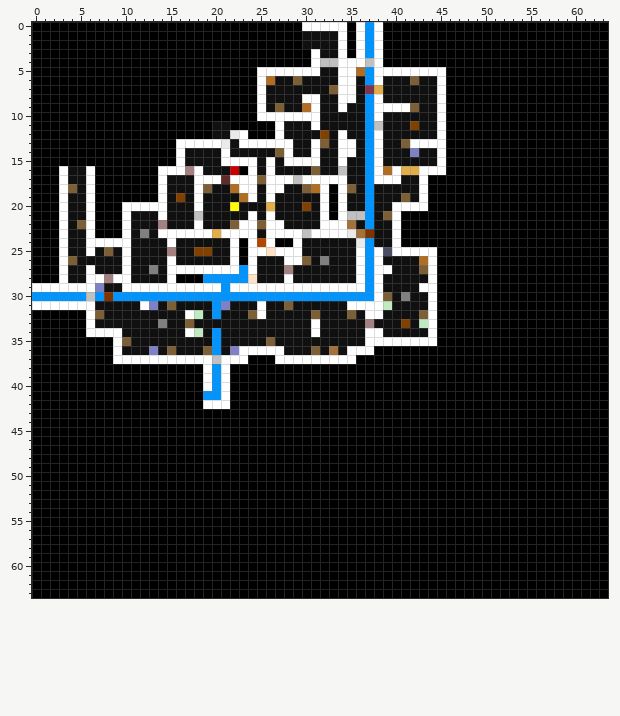
Pixel-art sprite -- res/levels/pit.png. Above, as it was before the edit.
The file is 64x64 pixels.
After the commit:
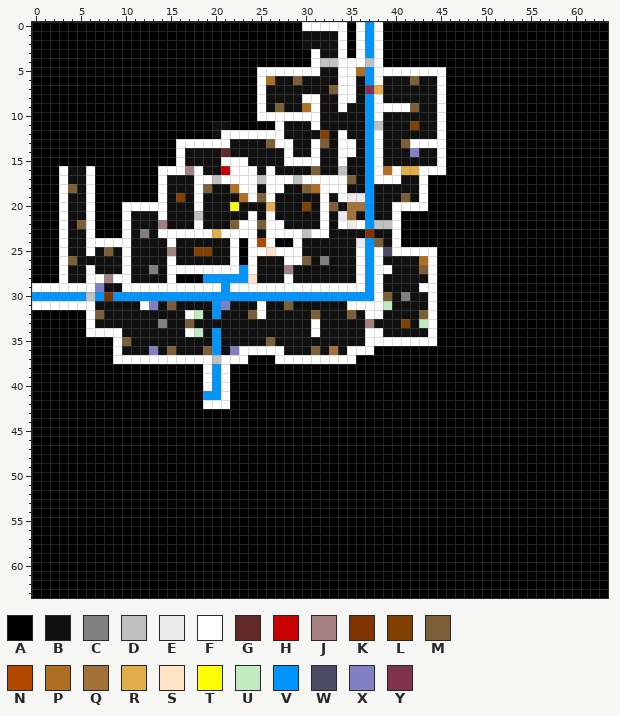
Palette (. is transparent): A #000000  B #101010  C #808080  D #c0c0c0  E #eaeaea  F #ffffff  G #632a2a  H #c80000  J #a48080  K #7f3300  L #804000  M #7c5f36  N #b24700  P #b06e23  Q #a3723a  R #e1ae4a  S #ffe1c4  T #ffff00  U #c0ebc0  V #0094ff  W #4c4c65  X #8080c4  Y #7f334e
Change:
@@ x 18..41 @@
 11 AABBAAAAAFBBBFBBBBBVDBBB
-12 AABBEFAAAFBBBBLBFBBVFBBB
-13 FFFEBFFFFFFBBFMBFFBVFBBM
-14 BBBFBBBBBMFBBFBBFFBVFBBB
-15 BBBFFFFBFBFFFFBBFBBVFBBB
-16 FBBBHAFBFBBBBMBBDBBVFPFR
-17 FFFGFFFMFFFDFFFFFBBVFFFB
-18 FMBBPFFBFFBBMPFAFMBVBBBB
-19 FBBBBPFBFBBBBBFAFBBVBBBM
-20 FBBBTBBBRBBBLBFAFBBVBBFF
-21 DBBBBBFBFBBBBBFAFDDVBMFA
-22 FBBBMFFMFFBBBBFFFQBVBBFA
-23 FFRFFFFBFFFFDFFFFEQKBBFA
-24 BBBBFAFNFAAFBBBBBBEVBBFA
+12 AABFFFFFFFBBBBLBFBBVFBBB
+13 FFFFBBBBMFFBBFMBFFBVFBBM
+14 BBBGBBBBBBFBBFBBFFBVFBBB
+15 BBBFFFBBBBFFFFBBFBBVFBBB
+16 FBBHFFFBFBBBBMBBDBBVFPFR
+17 FFDFFFFDFFFDFFFFFMBVFFFB
+18 FMBBPFFBFFBBMPFFFBBVBBBB
+19 FBBBBPFMFBBBBBFBFEEVBBBM
+20 FBBBTBBBRBBBLBFMBQQVBBFF
+21 DBBBBBFBFBBBBBFBEQBVBBFA
+22 FBBBMFFMFFBBBBFBFEFVDDFA
+23 FFRFFFFBFFFFDFFBBBBKBBFA
+24 BBBBFAFNFAAFBBBBBBEVMBFA
 25 LLBBFAFFSFFFBBBBBBFVFWFF
